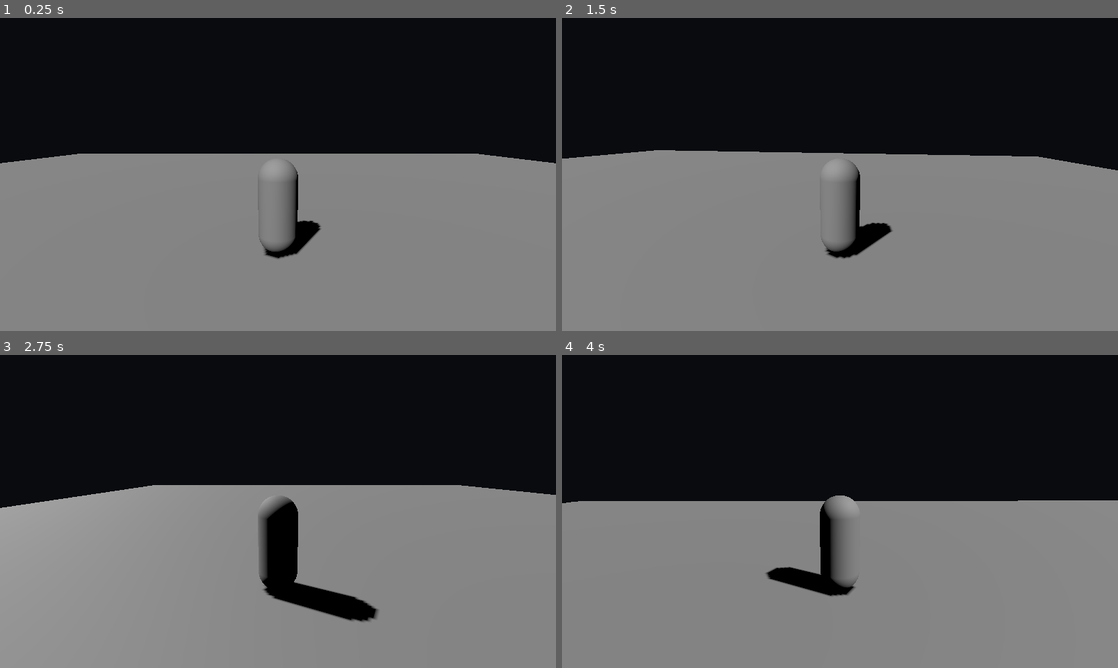
Above: before the commit, frames 1-4 (two rows, left to right).
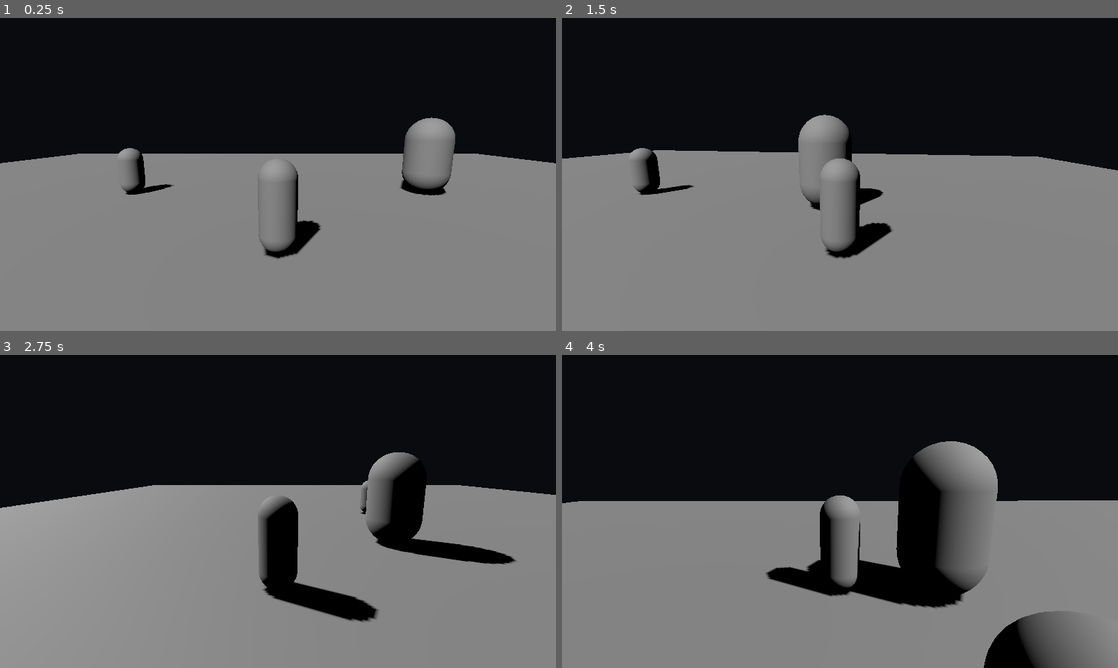
Above: after the commit, the same moments.

Repository: rilldudexs-glitch/Aetherion-wrath-of-fallen-angel
Game: Godot game, scene res://scenes/main.tscn
The game is run twice, just before and just after one commit, with the same random seed, the same clock (stepped at 60 frames per second) and the same inputs.
Inputs (mouse positions are in pixels of both pictures, inside the frame that each line leads up to):
- Up to frame 1 (0.25 s): no input
- Up to frame 2 (1.5 s): move the mouse to (962, 158) at 0.52 s; hold D (move_right) 0.53-1.28 s; tap Space (dodge) at 0.6 s; move the mouse to (728, 190) at 1.27 s; hold S (move_back) from 1.28 s (still down); tap K (heavy_attack) at 1.35 s
- Up to frame 3 (2.75 s): move the mouse to (333, 442) at 2.02 s; release S (move_back) at 2.03 s; hold D (move_right) from 2.03 s (still down); tap J (light_attack) at 2.1 s
- Up to frame 4 (4 s): move the mouse to (812, 574) at 2.77 s; release D (move_right) at 2.78 s; hold W (move_forward) 2.78-3.53 s; tap Space (dodge) at 2.85 s; move the mouse to (1006, 558) at 3.52 s; hold A (move_left) from 3.53 s (still down); tap K (heavy_attack) at 3.6 s

The runs differ from the first frame. In frame 1, 1.9% of the frame differs, in the area x 21-82%, y 31-57%; in frame 2, 1.9%; in frame 3, 3.3%; in frame 4, 10%, in the area x 43-97%, y 27-100%.

Commit message:
Wire a playable enemy-to-boss encounter into the main test scene

Diff:
--- a/scenes/main.tscn
+++ b/scenes/main.tscn
@@ -1,7 +1,10 @@
-[gd_scene load_steps=5 format=3]
+[gd_scene load_steps=8 format=3]
 
 [ext_resource type="PackedScene" path="res://scenes/player/draeven.tscn" id="1_draeven"]
 [ext_resource type="Script" path="res://scripts/combat/combat_component.gd" id="2_combat"]
+[ext_resource type="PackedScene" path="res://scenes/enemies/enemy_base.tscn" id="3_enemy"]
+[ext_resource type="PackedScene" path="res://scenes/enemies/boss_base.tscn" id="4_boss"]
+[ext_resource type="Script" path="res://scripts/systems/encounter_director.gd" id="5_director"]
 
 [sub_resource type="BoxShape3D" id="BoxShape_floor"]
 size = Vector3(40, 1, 40)
@@ -31,3 +34,22 @@
 [node name="CombatComponent" type="Node" parent="Draeven"]
 script = ExtResource("2_combat")
 max_health = 250.0
+
+[node name="SpawnPoints" type="Node3D" parent="."]
+
+[node name="SpawnA" type="Marker3D" parent="SpawnPoints"]
+position = Vector3(-6, 0, -5)
+
+[node name="SpawnB" type="Marker3D" parent="SpawnPoints"]
+position = Vector3(6, 0, -5)
+
+[node name="BossSpawn" type="Marker3D" parent="SpawnPoints"]
+position = Vector3(0, 0, -8)
+
+[node name="EncounterDirector" type="Node3D" parent="."]
+script = ExtResource("5_director")
+auto_start = true
+enemy_scenes = Array[PackedScene]([ExtResource("3_enemy"), ExtResource("4_boss")])
+spawn_points = Array[NodePath]([NodePath("../SpawnPoints/SpawnA"), NodePath("../SpawnPoints/SpawnB"), NodePath("../SpawnPoints/BossSpawn")])
+player_path = NodePath("../Draeven")
+waves = Array[int]([2, 1])
